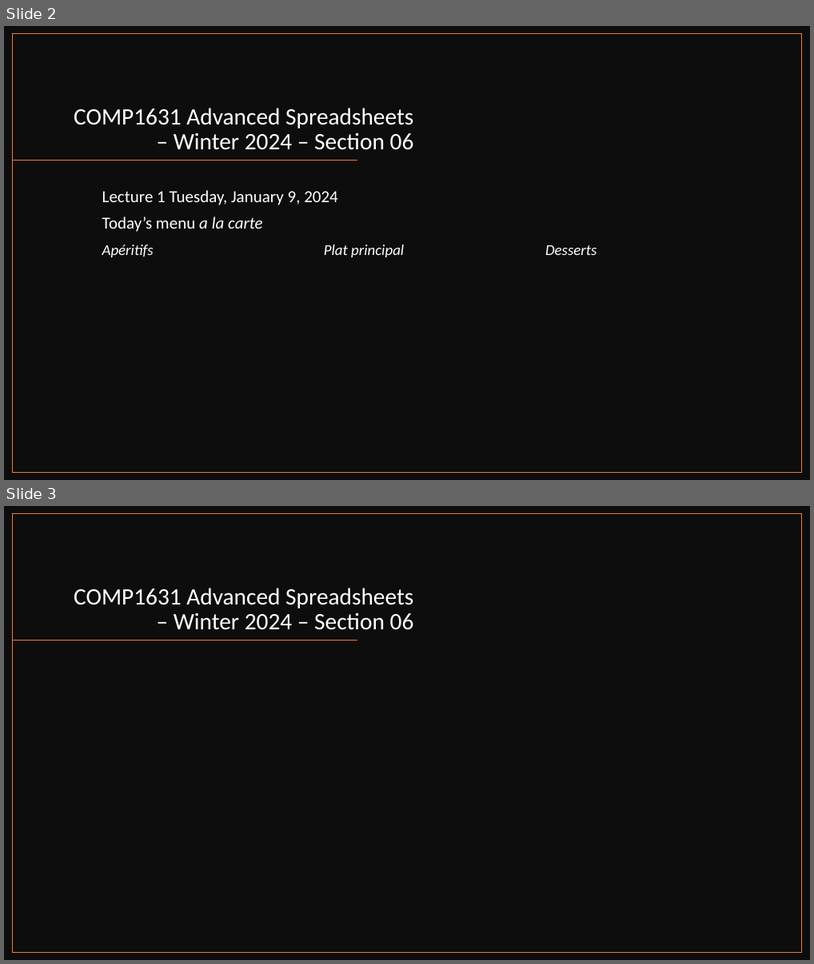
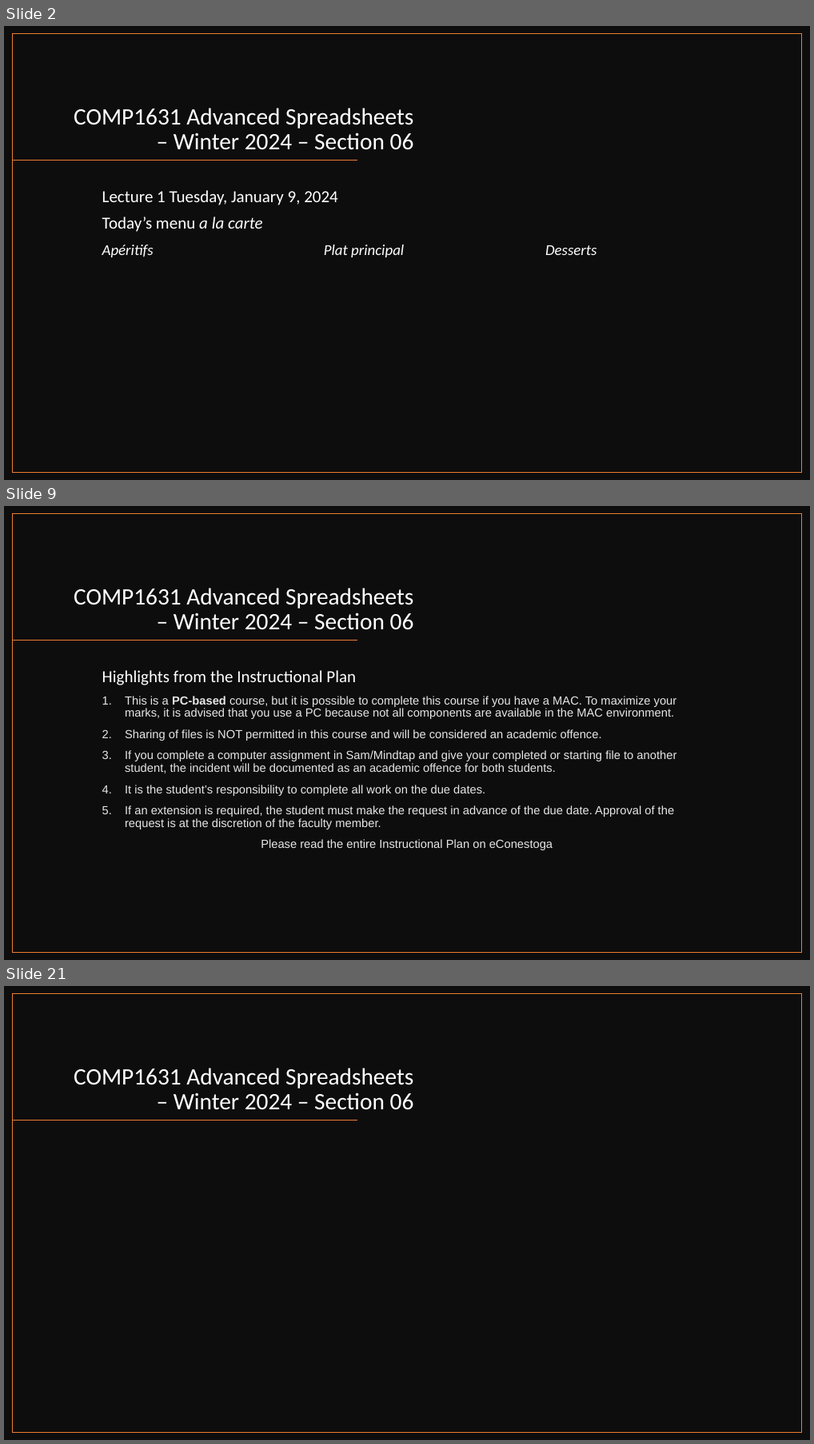
Before and after one commit to muktoakash/Teaching, a slide deck: COMP1631/Lecture_1.pptx. Shown one above the other, each under a label of ours: slides 2 and 3 before the commit, slides 2, 9 and 21 after it; the slides between them are not shown. The pictures are 814x964 and 814x1444 pixels, drawn with LibreOffice and Linux fonts; fonts in the diff are those of the drawing. Boxes give left, top, right and bottom in pixels: in the first picture for what was removed or moved away, otherwise in the second. Text is boxed around its words. In the diff, an @@ line names an element or a change of style, - is before the commit and + after.

```diff
--- a/COMP1631/Lecture_1.pptx
+++ b/COMP1631/Lecture_1.pptx
@@ slide 9 added at <box>4,506,810,960</box>, background #FFFFFF @@
@@ rectangle added at <box>4,506,810,960</box>, fill #0D0D0D @@
@@ rectangle added at <box>13,514,802,952</box>, outline #ED7D31 1 pt @@
@@ title added at <box>74,588,414,630</box>, 28 pt, text #FFFFFF @@
+COMP1631 Advanced Spreadsheets – Winter 2024 – Section 06
@@ line added from (358, 640) to (13, 640), #ED7D31 1 pt @@
@@ text added at <box>102,670,678,850</box>, 14 pt, text #E7E6E6 @@
+Highlights from the Instructional Plan
+1. This is a PC-based course, but it is possible to complete this course if you have a MAC. To maximize your marks, it is advised that you use a PC because not all components are available in the MAC environment.
+2. Sharing of files is NOT permitted in this course and will be considered an academic offence.
+3. If you complete a computer assignment in Sam/Mindtap and give your completed or starting file to another student, the incident will be documented as an academic offence for both students.
+4. It is the student’s responsibility to complete all work on the due dates.
+5. If an extension is required, the student must make the request in advance of the due date. Approval of the request is at the discretion of the faculty member.
+Please read the entire Instructional Plan on eConestoga
@@ what was slide 3 is now slide 21 @@
```
Also in this commit, not shown: 18 other slides added, 2 other files.
